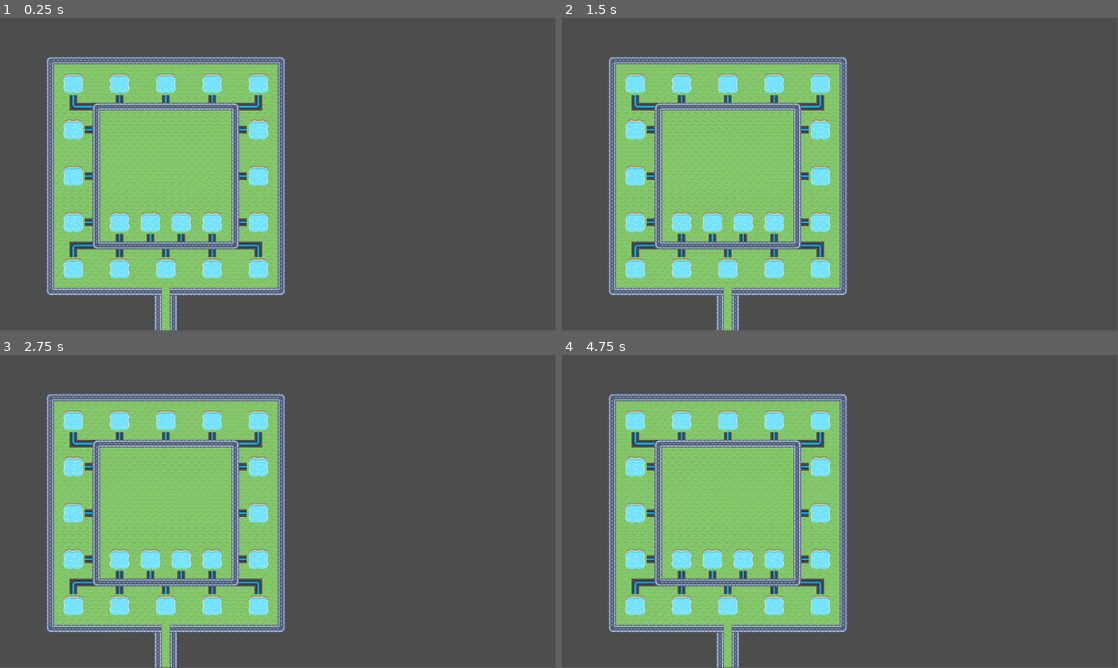
Above: before the commit, frames 1-4 (two rows, left to right).
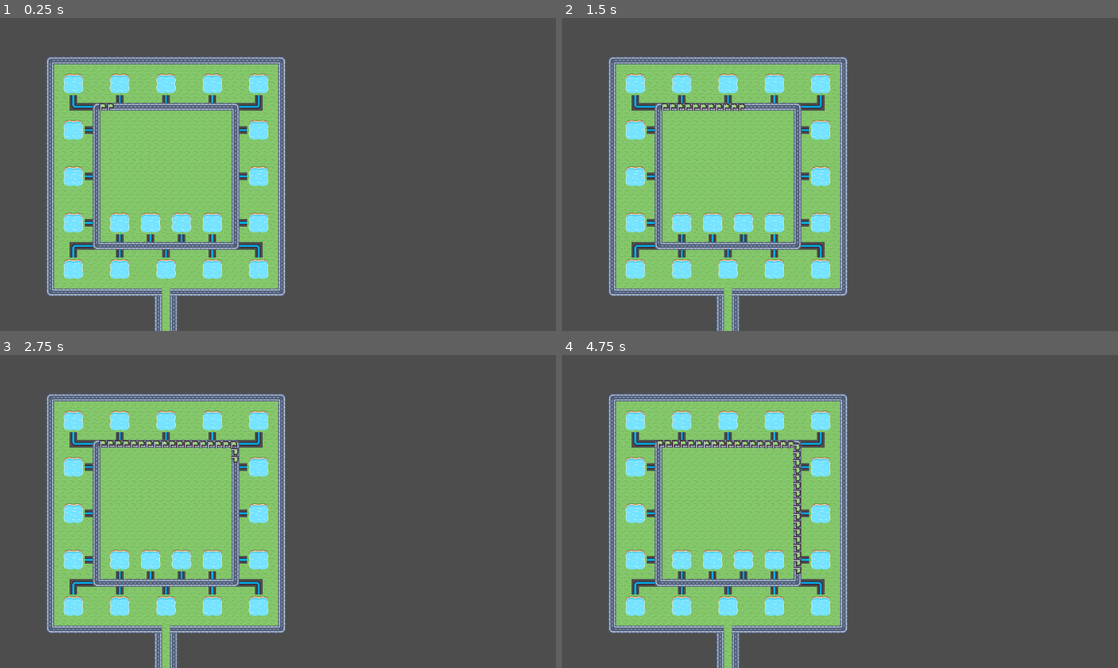
Above: after the commit, the same moments.

Repository: Jelleas/gmtk-2025
Game: Godot game, scene res://main_level.tscn
Two runs of this game, one before a commit and one after it. Both use one fixed random seed, a clock stepped at 60 frames per second and the inputs below. Before the commit the project has no main scene; this scene is started directly in both runs.
Inputs:
- Up to frame 1 (0.25 s): no input
- Up to frame 2 (1.5 s): no input
- Up to frame 3 (2.75 s): no input
- Up to frame 4 (4.75 s): no input
In our replay, the window is 799x449 before the commit and 800x450 after it. These sizes can differ from the game's own. Grey fills any space a smaller window leaves; there, only what the larger window draws over its background counts as a difference.

The runs differ from the first frame. In frame 1, 4.6% of the frame differs, in the area x 8-52%, y 12-100%; in frame 2, 4.7%; in frame 3, 4.9%; in frame 4, 5.1%.

Commit message:
resource_path init

Diff:
--- a/main_level.tscn
+++ b/main_level.tscn
@@ -1,13 +1,8 @@
-[gd_scene load_steps=7 format=4 uid="uid://cbsdsj1tj2kky"]
-
-[ext_resource type="Texture2D" uid="uid://dfj26ibwe2waf" path="res://tile_0035.png" id="1_6614m"]
+[gd_scene load_steps=8 format=4 uid="uid://xohyc1kc0yxf"]
+
+[ext_resource type="Script" uid="uid://ctq4xyqvawsvm" path="res://resource_path.gd" id="2_05as6"]
 [ext_resource type="Texture2D" uid="uid://dw2e8lr3lde1l" path="res://tilemap_packed.png" id="2_bhu08"]
-
-[sub_resource type="Curve2D" id="Curve2D_05as6"]
-_data = {
-"points": PackedVector2Array(0, 0, 0, 0, 200, 184, 0, 0, 0, 0, 486, 186, 0, 0, 0, 0, 488, 472, 0, 0, 0, 0, 201, 474, 0, 0, 0, 0, 200, 184)
-}
-point_count = 5
+[ext_resource type="Script" uid="uid://dod3pkmsb116n" path="res://timer.gd" id="3_bhu08"]
 
 [sub_resource type="Curve2D" id="Curve2D_5ymk8"]
 
@@ -215,17 +210,13 @@
 [sub_resource type="TileSet" id="TileSet_ctebd"]
 sources/0 = SubResource("TileSetAtlasSource_4mnpp")
 
+[sub_resource type="Curve2D" id="Curve2D_05as6"]
+_data = {
+"points": PackedVector2Array(0, 0, 0, 0, 200, 184, 0, 0, 0, 0, 486, 186, 0, 0, 0, 0, 488, 472, 0, 0, 0, 0, 201, 474, 0, 0, 0, 0, 200, 184)
+}
+point_count = 5
+
 [node name="Node2D" type="Node2D"]
-
-[node name="ResourcePath" type="Path2D" parent="."]
-curve = SubResource("Curve2D_05as6")
-
-[node name="resource" type="PathFollow2D" parent="ResourcePath"]
-position = Vector2(200, 184)
-rotation = 0.00699289
-
-[node name="Sprite2D" type="Sprite2D" parent="ResourcePath/resource"]
-texture = ExtResource("1_6614m")
 
 [node name="MonsterPath" type="Path2D" parent="."]
 curve = SubResource("Curve2D_5ymk8")
@@ -233,3 +224,13 @@
 [node name="TileMapLayer" type="TileMapLayer" parent="."]
 tile_map_data = PackedByteArray("AAAGAB8AAAAAAAgAAAAgAAUAAAACAAYAAAAGAAUAAAABAAcAAAAGAAYAAAAAAAgAAAAGAAcAAAAAAAgAAAAGAA …(15680 unchanged characters)…
 tile_set = SubResource("TileSet_ctebd")
+
+[node name="ResourcePath" type="Path2D" parent="."]
+curve = SubResource("Curve2D_05as6")
+script = ExtResource("2_05as6")
+
+[node name="Timer" type="Timer" parent="." node_paths=PackedStringArray("resource_path")]
+wait_time = 0.01
+autostart = true
+script = ExtResource("3_bhu08")
+resource_path = NodePath("../ResourcePath")
--- a/project.godot
+++ b/project.godot
@@ -11,8 +11,13 @@
 [application]
 
 config/name="gmtk_2025"
+run/main_scene="uid://xohyc1kc0yxf"
 config/features=PackedStringArray("4.4", "GL Compatibility")
 config/icon="res://icon.svg"
+
+[display]
+
+window/stretch/mode="viewport"
 
 [rendering]
 
--- /dev/null
+++ b/resource.gd
@@ -0,0 +1,9 @@
+extends PathFollow2D
+
+@export var loop_seconds: float = 10
+var content = null
+#
+func init(content_, progress_ratio_: float, loop_seconds_: float):
+	loop_seconds = loop_seconds_
+	progress_ratio = progress_ratio_
+	content = content_
--- /dev/null
+++ b/resource.tscn
@@ -0,0 +1,11 @@
+[gd_scene load_steps=3 format=3 uid="uid://ig8ajdvhhbd3"]
+
+[ext_resource type="Script" uid="uid://biq6im1xv6xuc" path="res://resource.gd" id="1_cpix3"]
+[ext_resource type="Texture2D" uid="uid://dfj26ibwe2waf" path="res://tile_0035.png" id="2_psx28"]
+
+[node name="resource" type="PathFollow2D"]
+rotation = 0.00699289
+script = ExtResource("1_cpix3")
+
+[node name="Sprite2D" type="Sprite2D" parent="."]
+texture = ExtResource("2_psx28")
--- /dev/null
+++ b/resource_path.gd
@@ -0,0 +1,47 @@
+extends Path2D
+
+@export var loop_seconds: float = 10
+var SIZE: int = 72
+var contents: Array = [] # type hint?
+var index_modifier: float = 0 # position of the path
+
+func _ready():
+	for i in range(SIZE):
+		contents.append(null)
+
+func _process(delta: float) -> void:
+	index_modifier += fmod(delta * (1 / loop_seconds), 1)
+
+	for i in range(SIZE):
+		if contents[i] != null:
+			var offset = fmod(index_modifier, float(1) / SIZE)
+			var progress_ratio_: float = float(i) / SIZE + offset
+			contents[i].progress_ratio = progress_ratio_
+
+func translate_index(index: int) -> int:
+	return int(index + floor(index_modifier * SIZE)) % SIZE
+
+func deposit(content, start: int, end: int) -> bool: # type hint?
+	for i in range(start, end + 1):
+		if create_resource(content, i):
+			return true
+	return false
+
+func create_resource(content, index: int) -> bool:
+	var actual_index = translate_index(index)
+
+	if contents[actual_index] != null:
+		return false
+
+	var resource_scene = load("res://resource.tscn")
+	var resource = resource_scene.instantiate()
+	add_child(resource)
+
+	# init resource script
+	var offset = fmod(index_modifier, 1 / SIZE)
+	resource.init(content, float(index) / SIZE + offset, loop_seconds)
+
+	# add to inventory
+	contents[actual_index] = resource
+
+	return true
--- /dev/null
+++ b/timer.gd
@@ -0,0 +1,18 @@
+extends Timer
+
+@export var resource_path: Path2D;
+
+var content = null;
+
+func _ready() -> void:
+	self.timeout.connect(_on_timeout)
+
+func _process(delta: float) -> void:
+	if content == null:
+		return
+
+	if resource_path.deposit(content, 0, 0):
+		content = null;
+
+func _on_timeout():
+	content = "foo"
Not shown, added: resource.gd.uid
Not shown, added: resource_path.gd.uid
Not shown, added: timer.gd.uid
